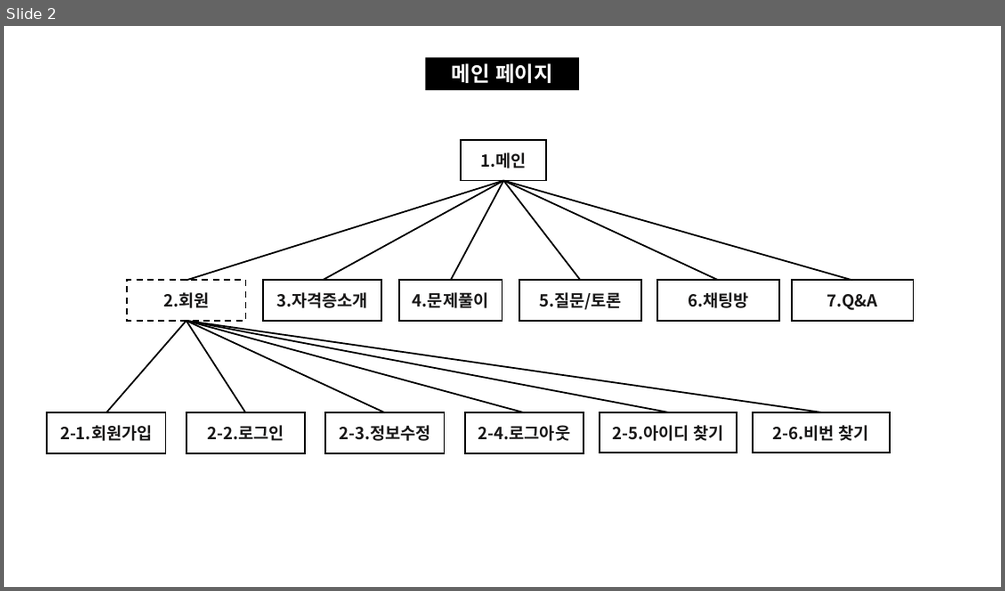
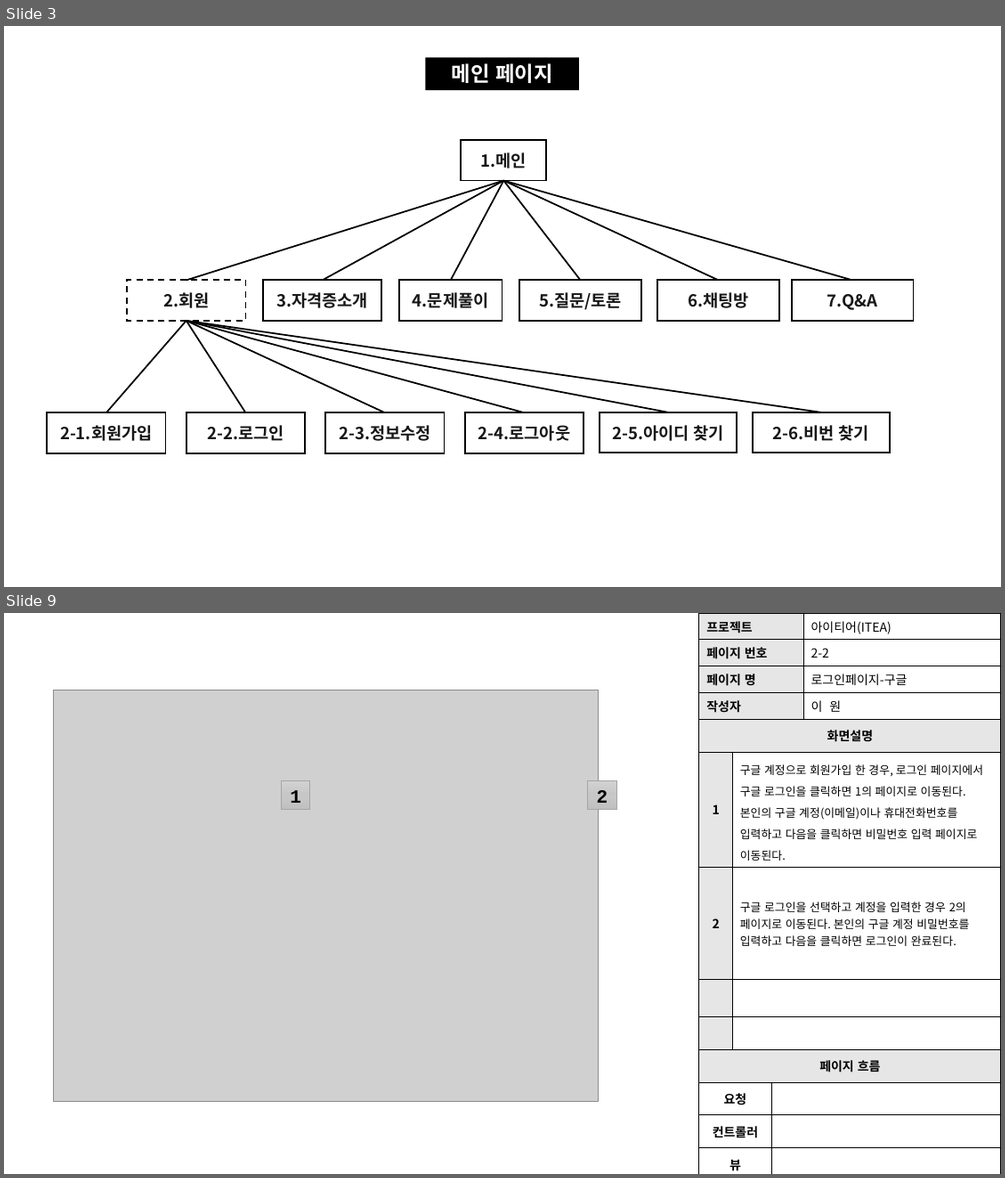
Before and after one commit to skwls2087/itea, a slide deck: 추가자료/스토리보드/스토리보드.pptx. Shown one above the other, each under a label of ours: slide 2 before the commit, slides 3 and 9 after it; the slides between them are not shown. The pictures are 1005x591 and 1005x1178 pixels, drawn with LibreOffice and Linux fonts; fonts in the diff are those of the drawing; grey boxes stand for pictures. Boxes give left, top, right and bottom in pixels: in the first picture for what was removed or moved away, otherwise in the second. Text is boxed around its words. In the diff, an @@ line names an element or a change of style, - is before the commit and + after.

```diff
--- a/추가자료/스토리보드/스토리보드.pptx
+++ b/추가자료/스토리보드/스토리보드.pptx
@@ slide 9 added at (4, 613, 1001, 1174), background #FFFFFF @@
@@ table added at (699, 613, 1001, 719), 4 rows, 2 columns @@
+프로젝트 | 아이티어(ITEA)
+페이지 번호 | 2-2
+페이지 명 | 로그인페이지-구글
+작성자 | 이 원
@@ picture added at (53, 690, 598, 1102) @@
@@ table added at (699, 719, 1001, 1174), 9 rows, 3 columns @@
+화면설명 |  | 
+1 | 구글 계정으로 회원가입 한 경우, 로그인 페이지에서 구글 로그인을 클릭하면 1의 페이지로 이동된다. 본인의 구글 계정(이메일)이나 휴대전화번호를 입력하고 다음을 클릭하면 비밀번호 입력 페이지로 이동된다. | 
+2 | 구글 로그인을 선택하고 계정을 입력한 경우 2의 페이지로 이동된다. 본인의 구글 계정 비밀번호를 입력하고 다음을 클릭하면 로그인이 완료된다. | 
+ |  | 
+ |  | 
+페이지 흐름 |  | 
+요청 |  | 
+컨트롤러 |  | 
+뷰 |  | 
@@ rectangle added at (282, 781, 310, 810), fill gradient #D2D2D2 to #C8C8C8 to #C0C0C0, outline #A5A5A5 0.5 pt, 18 pt, text #000000, bold @@
+1
@@ rectangle added at (588, 781, 616, 810), fill gradient #D2D2D2 to #C8C8C8 to #C0C0C0, outline #A5A5A5 0.5 pt, 18 pt, text #000000, bold @@
+2
@@ what was slide 2 is now slide 3 @@
```
Also in this commit, not shown: 3 slides changed, 15 other slides added, 14 other files.
